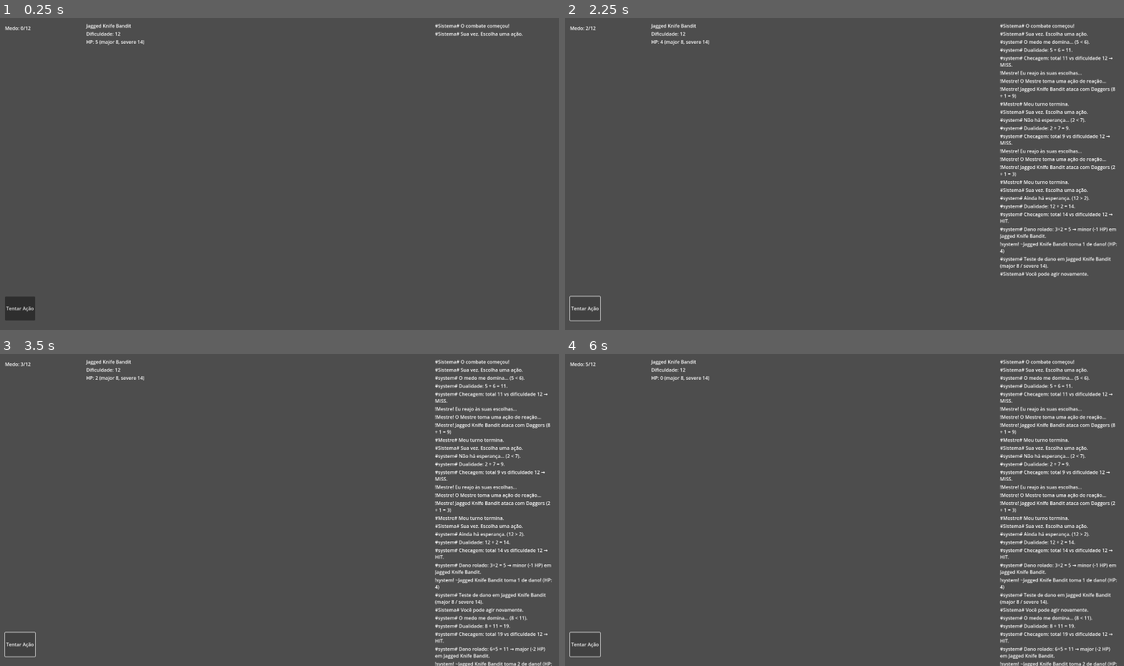
Above: before the commit, frames 1-4 (two rows, left to right).
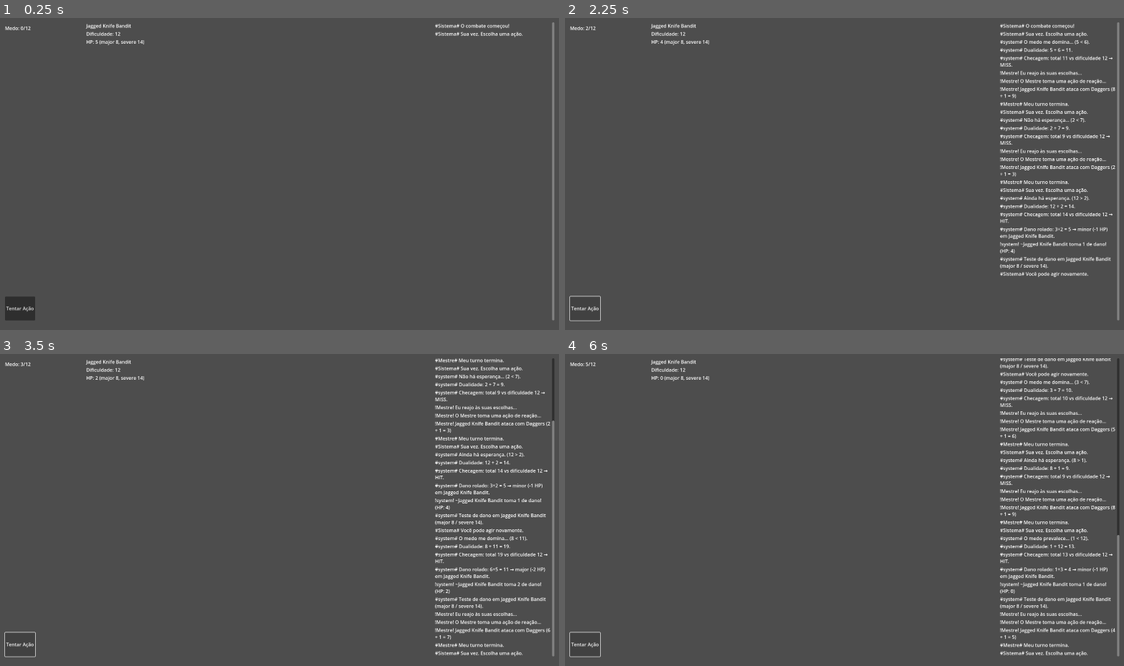
Above: after the commit, the same moments.

Repository: lucsantunes/daggerheart
Game: Godot game, scene res://scenes/CombatScene.tscn
Same seed, same stepped clock (60 frames per second), same inputs: the game is played once before the commit and once after it. The project has no main scene, so this scene is started directly.
Inputs:
- Up to frame 1 (0.25 s): no input
- Up to frame 2 (2.25 s): click "Tentar Ação" at 0.5 s; click "Tentar Ação" at 1.25 s; click "Tentar Ação" at 2 s
- Up to frame 3 (3.5 s): tap Enter at 2.75 s; tap L at 2.85 s
- Up to frame 4 (6 s): tap Space at 3.5, 5 s; tap L every 0.75 s from 3.6 to 5.85 s; tap Enter at 4.25, 5.75 s

The runs differ from the first frame. In frame 1, 0.5% of the frame differs, in the area x 98-100%, y 1-98%; in frame 2, 0.6%; in frame 3, 7.2%; in frame 4, 8.1%, in the area x 77-100%, y 1-100%.

Commit message:
Refactor chat log UI by introducing a scroll container for improved usability. Implement autoscroll functionality to enhance user experience during chat interactions. Update references in combat scene and narrator scripts to reflect new structure.

Diff:
--- a/scenes/CombatScene.tscn
+++ b/scenes/CombatScene.tscn
@@ -17,13 +17,19 @@
 
 [node name="UI" type="CanvasLayer" parent="."]
 
-[node name="ChatLog" type="VBoxContainer" parent="UI"]
-clip_contents = true
-custom_minimum_size = Vector2(300, 600)
+[node name="ChatScroll" type="ScrollContainer" parent="UI"]
 offset_left = 1488.0
 offset_top = 48.0
 offset_right = 1888.0
 offset_bottom = 1048.0
+horizontal_scroll_mode = 0
+vertical_scroll_mode = 2
+follow_focus = false
+
+[node name="ChatLog" type="VBoxContainer" parent="UI/ChatScroll"]
+custom_minimum_size = Vector2(300, 600)
+size_flags_horizontal = 3
+size_flags_vertical = 3
 script = ExtResource("2_h7esm")
 
 [node name="ActionButtonsPanel" type="HBoxContainer" parent="UI"]
--- a/scripts/chat_log.gd
+++ b/scripts/chat_log.gd
@@ -13,6 +13,7 @@
 	messages.append(message)
 	_render_message(message)
 	emit_signal("message_added", message)
+	_autoscroll_last()
 
 
 func _render_message(message: Dictionary) -> void:
@@ -34,3 +35,14 @@
 			label.text = "%s: %s" % [message.speaker, message.text]
 
 	add_child(label)
+
+
+func _autoscroll_last() -> void:
+	var parent_scroll := get_parent()
+	if parent_scroll and parent_scroll is ScrollContainer:
+		# Wait one frame to ensure layout/size updates are applied before scrolling
+		await get_tree().process_frame
+		var vbar := (parent_scroll as ScrollContainer).get_v_scroll_bar()
+		if vbar:
+			vbar.value = vbar.max_value
+			print("[ChatLog] Autoscroll to bottom (value=%d, max=%d)." % [vbar.value, vbar.max_value])
--- a/scripts/combat_scene.gd
+++ b/scripts/combat_scene.gd
@@ -1,7 +1,7 @@
 extends Node2D
 
 @onready var dice_roller = $DiceRoller
-@onready var chat_log = $UI/ChatLog
+@onready var chat_log = $UI/ChatScroll/ChatLog
 @onready var narrator = $Narrator
 @onready var turn_manager = $TurnManager
 @onready var action_panel = $UI/ActionButtonsPanel
--- a/scripts/narrator.gd
+++ b/scripts/narrator.gd
@@ -1,6 +1,6 @@
 extends Node
 
-@onready var chat_log = $"../UI/ChatLog"
+@onready var chat_log = $"../UI/ChatScroll/ChatLog"
 
 
 func narrate_roll(speaker: String, listener: String, result_type: String, variant: String, values: Dictionary):
